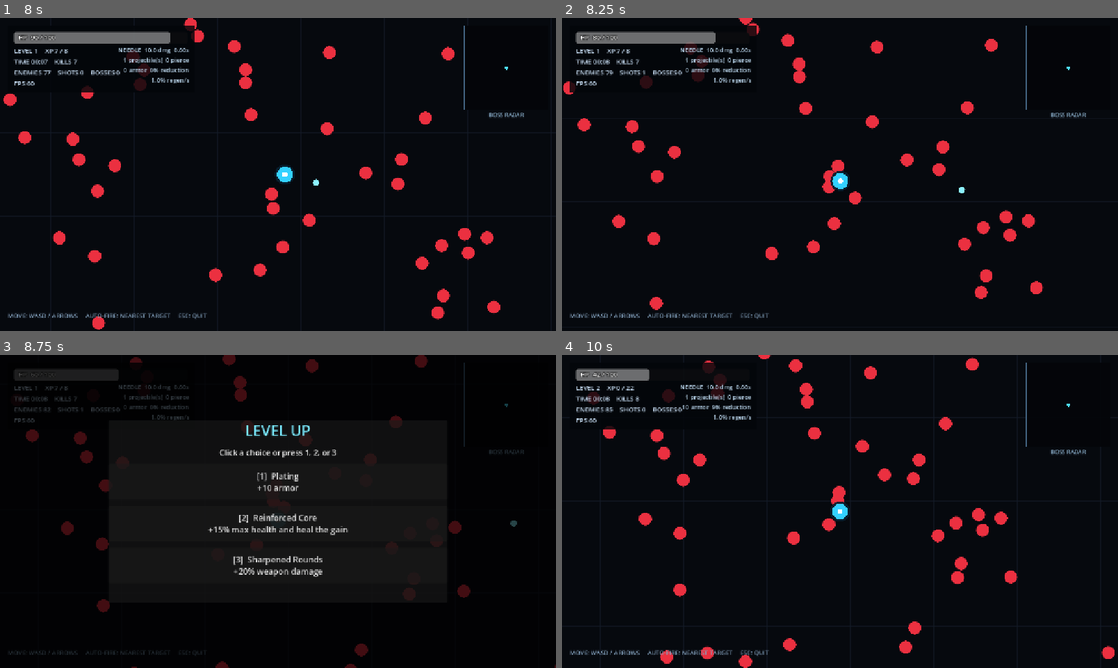
Above: before the commit, frames 1-4 (two rows, left to right).
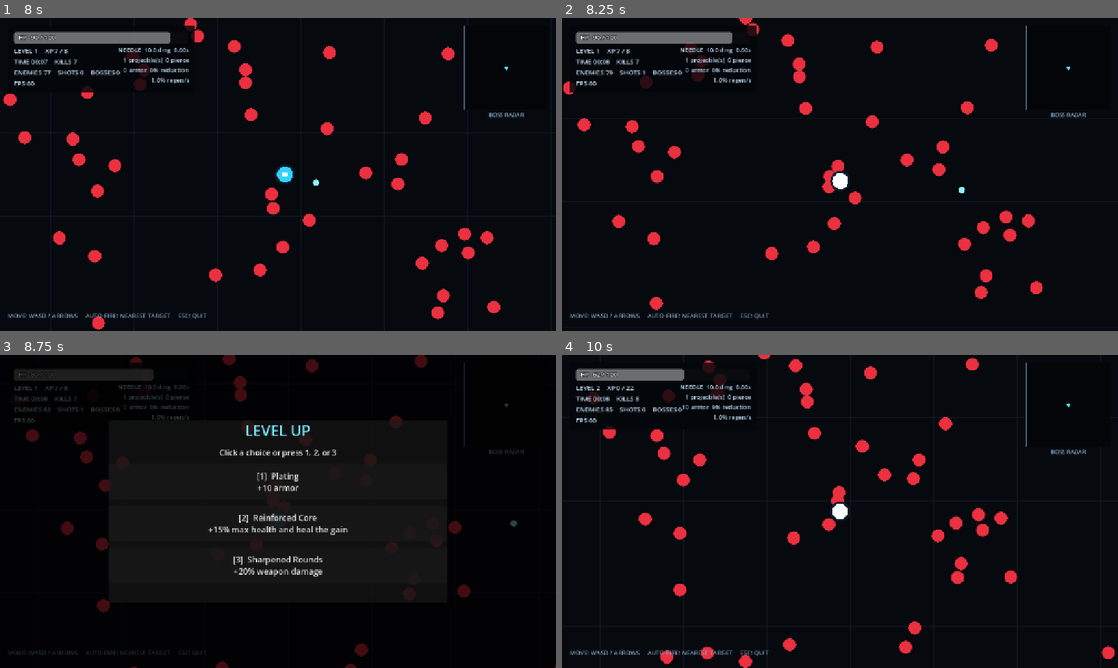
Above: after the commit, the same moments.

Repository: LoushengM/overrun
Game: Godot game, scene res://scenes/main.tscn
Same seed, same stepped clock (60 frames per second), same inputs: the game is played once before the commit and once after it.
Inputs:
- Up to frame 1 (8 s): tap Enter at 0.5, 1.35 s; hold D 0.53-1.28 s; hold R 0.53-1.28 s; hold S 1.28-2.03 s; hold D 2.03-2.78 s; tap 1 at 2.1, 5.85 s; hold W 2.78-3.53 s; tap 2 at 2.85, 6.6 s; hold A 3.53-5.03 s; tap 3 at 3.6, 7.35 s; tap R at 4.35 s; hold S 5.03-5.78 s; hold Enter 5.03-5.78 s; hold D 5.78-6.53 s; hold W 6.53-7.28 s; hold D from 7.28 s (still down)
- Up to frame 2 (8.25 s): release D at 8.03 s; hold S from 8.03 s (still down); hold R from 8.03 s (still down)
- Up to frame 3 (8.75 s): keep holding S; keep holding R
- Up to frame 4 (10 s): tap A at 8.75 s; release S at 8.78 s; release R at 8.78 s; hold A 8.78-9.5 s; tap Enter at 8.85 s; click "[1] Plating +10 armor" at 9.5 s

Frame 1 is identical in both runs. In frame 2, 0.2% of the frame differs, in the area x 5-52%, y 4-55%; in frame 3, 0.2%; in frame 4, 0.4%, in the area x 5-52%, y 4-53%.

Commit message:
Add post-hit player invulnerability

Diff:
--- a/src/game_config.gd
+++ b/src/game_config.gd
@@ -12,6 +12,7 @@
 const PLAYER_REGEN_CEILING := 0.50
 const PLAYER_REGEN_DELAY := 3.0
 const PLAYER_PICKUP_RADIUS := 72.0
+const PLAYER_HIT_INVULNERABILITY := 0.35
 
 const WEAPON_DAMAGE := 10.0
 const WEAPON_COOLDOWN := 0.60
--- a/src/simulation_world.gd
+++ b/src/simulation_world.gd
@@ -33,6 +33,7 @@
 var player_pickup_radius := GameConfig.PLAYER_PICKUP_RADIUS
 var time_since_player_damage := 999.0
 var player_contact_cooldown := 0.0
+var player_invulnerability_timer := 0.0
 
 var weapon_damage := GameConfig.WEAPON_DAMAGE
 var weapon_cooldown := GameConfig.WEAPON_COOLDOWN
@@ -149,6 +150,7 @@
     player_pickup_radius = GameConfig.PLAYER_PICKUP_RADIUS
     time_since_player_damage = 999.0
     player_contact_cooldown = 0.0
+    player_invulnerability_timer = 0.0
 
     weapon_damage = GameConfig.WEAPON_DAMAGE
     weapon_cooldown = GameConfig.WEAPON_COOLDOWN
@@ -225,6 +227,7 @@
     elapsed_time += delta
     time_since_player_damage += delta
     player_contact_cooldown = maxf(0.0, player_contact_cooldown - delta)
+    player_invulnerability_timer = maxf(0.0, player_invulnerability_timer - delta)
     surge_cooldown = maxf(0.0, surge_cooldown - delta)
 
     _update_player(delta)
@@ -592,11 +595,14 @@
 func _apply_player_damage(raw_damage: float, ignores_contact_cooldown: bool) -> void:
     if not is_running or benchmark_mode:
         return
+    if player_invulnerability_timer > 0.0:
+        return
     if not ignores_contact_cooldown and player_contact_cooldown > 0.0:
         return
     var final_damage := raw_damage * 100.0 / (100.0 + player_armor)
     player_health -= final_damage
     time_since_player_damage = 0.0
+    player_invulnerability_timer = GameConfig.PLAYER_HIT_INVULNERABILITY
     if not ignores_contact_cooldown:
         player_contact_cooldown = GameConfig.CONTACT_DAMAGE_COOLDOWN
     if player_health <= 0.0:
@@ -980,8 +986,10 @@
     if projectile_multimesh != null and circle_texture != null:
         draw_multimesh(projectile_multimesh, circle_texture)
 
+    var player_flash := player_invulnerability_timer > 0.0 and int(Time.get_ticks_msec() / 55) % 2 == 0
+    var player_color := Color.WHITE if player_flash else Color(0.20, 0.82, 1.0, 1.0)
     draw_circle(player_position, GameConfig.PLAYER_RADIUS + 5.0, Color(0.03, 0.12, 0.18, 0.95))
-    draw_circle(player_position, GameConfig.PLAYER_RADIUS, Color(0.20, 0.82, 1.0, 1.0))
+    draw_circle(player_position, GameConfig.PLAYER_RADIUS, player_color)
     draw_circle(player_position, 6.0, Color.WHITE)
 
 
--- a/tests/regression_test.gd
+++ b/tests/regression_test.gd
@@ -91,6 +91,20 @@
     world.weapon_damage = 100.0
     assert(not world._is_damage_pity_active(), "Damage pity must turn off after damage catches up")
 
+    world.benchmark_mode = false
+    world.is_running = true
+    world.player_health = 100.0
+    world.player_armor = 0.0
+    world.player_invulnerability_timer = 0.0
+    world._apply_player_damage(10.0, true)
+    assert(is_equal_approx(world.player_health, 90.0), "The first hit must damage the player")
+    assert(world.player_invulnerability_timer > 0.0, "A hit must start player invulnerability frames")
+    world._apply_player_damage(10.0, true)
+    assert(is_equal_approx(world.player_health, 90.0), "Invulnerability frames must block immediate follow-up damage")
+    world.player_invulnerability_timer = 0.0
+    world._apply_player_damage(10.0, true)
+    assert(is_equal_approx(world.player_health, 80.0), "Damage must resume after invulnerability expires")
+
     scene.queue_free()
     await process_frame
     print("REGRESSION_TEST_OK")
Not shown, changed: README.md
Not shown, changed: docs/MVP_DESIGN.md
